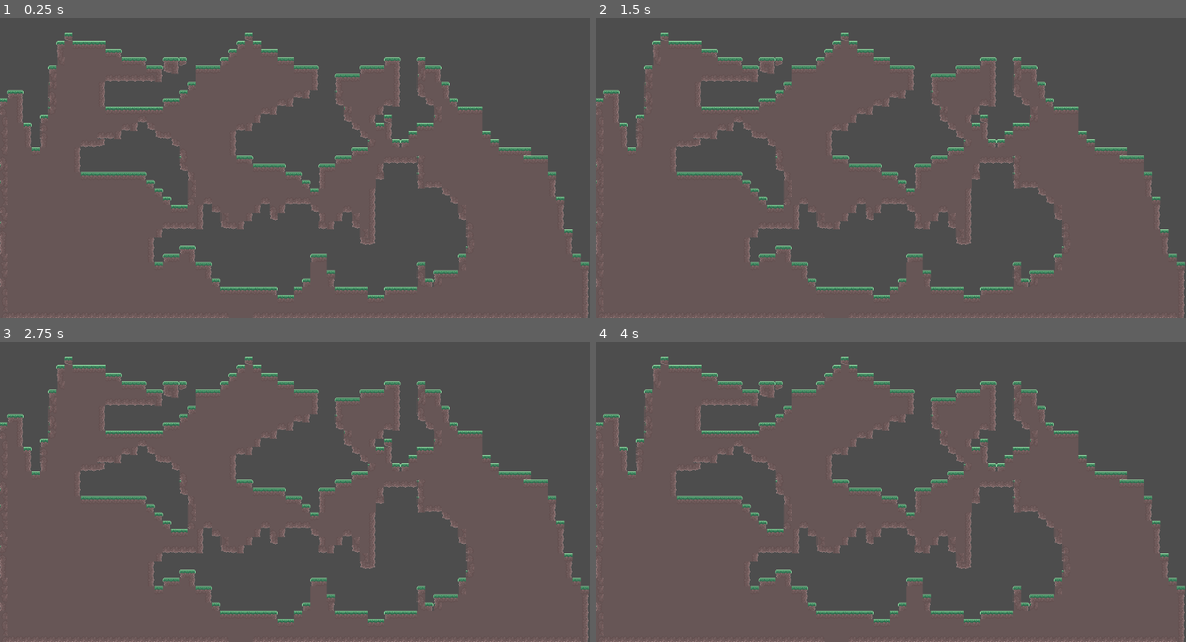
Above: before the commit, frames 1-4 (two rows, left to right).
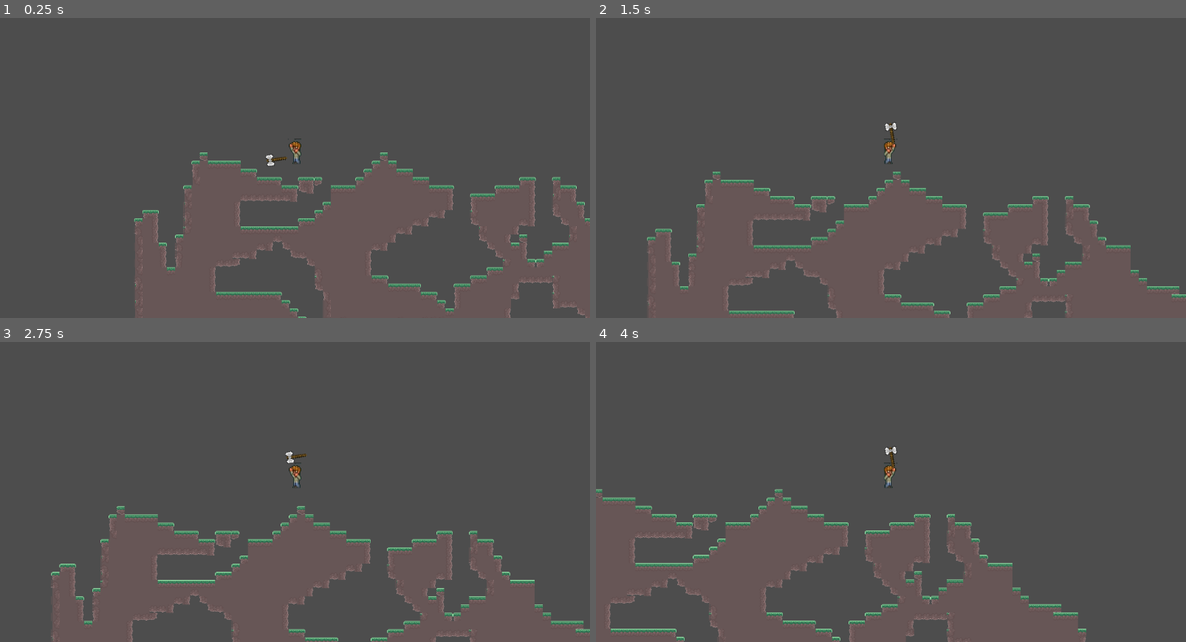
Above: after the commit, the same moments.

Repository: Ween88/GEass
Game: Godot game, scene res://terra_spark.tscn
Two runs of this game, one before a commit and one after it. Both use one fixed random seed, a clock stepped at 60 frames per second and the inputs below.
Inputs:
- Up to frame 1 (0.25 s): no input
- Up to frame 2 (1.5 s): tap Enter (ui_accept) at 0.5, 0.77, 0.8, 1.07, 1.35 s; hold Right (ui_right) from 0.53 s (still down); tap C (swing, bound only after the commit) at 0.6 s
- Up to frame 3 (2.75 s): tap Enter (ui_accept) at 1.52, 1.82, 2.3 s; tap C (swing, bound only after the commit) at 1.55, 2.1 s; release Right (ui_right) at 2.03 s; hold Left (ui_left) from 2.03 s (still down)
- Up to frame 4 (4 s): release Left (ui_left) at 2.78 s; hold Right (ui_right) from 2.78 s (still down); tap C (swing, bound only after the commit) at 2.85 s; tap Enter (ui_accept) at 3.02, 3.32, 3.6, 3.77 s

The runs differ from the first frame. In frame 1, 47% of the frame differs, in the area x 0-100%, y 4-100%; in frame 2, 47%; in frame 3, 49%; in frame 4, 45%.

Commit message:
Add Player Stuff

Diff:
--- /dev/null
+++ b/player.gd
@@ -0,0 +1,55 @@
+extends CharacterBody2D
+
+const SPEED = 200
+const JUMP_FORCE = -400
+const GRAVITY = 1000
+
+@onready var anim_sprite = $Movement
+@onready var anim_player = $AnimationPlayer
+@onready var tool_sprite = $Tool/Sprite2D
+
+var swinging = false
+
+func _physics_process(delta):
+	var direction = Vector2.ZERO
+
+	# Handle swing
+	if Input.is_action_just_pressed("swing") and is_on_floor() and not swinging:
+		swinging = true
+		anim_player.play("swing")  # Play swing animation from AnimationPlayer
+		return  # Skip other movement this frame
+
+	# Reset swinging flag after animation is done
+	if swinging and not anim_player.is_playing():
+		swinging = false
+
+	# Move input
+	if Input.is_action_pressed("ui_right"):
+		direction.x += 1
+	if Input.is_action_pressed("ui_left"):
+		direction.x -= 1
+
+	# Apply gravity
+	velocity.y += GRAVITY * delta
+
+	# Jump
+	if is_on_floor() and Input.is_action_just_pressed("ui_accept"):
+		velocity.y = JUMP_FORCE
+
+	# Horizontal movement
+	velocity.x = direction.x * SPEED
+	move_and_slide()
+
+	# Flip sprite and tool
+	if direction.x != 0:
+		anim_sprite.flip_h = direction.x > 0
+		tool_sprite.flip_h = direction.x > 0
+		tool_sprite.position.x = abs(tool_sprite.position.x)
+
+	# Animation control
+	if not is_on_floor():
+		anim_sprite.play("jump")
+	elif direction.x != 0:
+		anim_sprite.play("walk")
+	else:
+		anim_sprite.play("idle")
--- a/project.godot
+++ b/project.godot
@@ -13,3 +13,11 @@
 config/name="TerraSpark"
 run/main_scene="res://terra_spark.tscn"
 config/features=PackedStringArray("4.4", "Forward Plus")
+
+[input]
+
+swing={
+"deadzone": 0.2,
+"events": [Object(InputEventKey,"resource_local_to_scene":false,"resource_name":"","device":0,"window_id":0,"alt_pressed":false,"shift_pressed":false,"ctrl_pressed":false,"meta_pressed":false,"pressed":false,"keycode":0,"physical_keycode":67,"key_label":0,"unicode":0,"location":0,"echo":false,"script":null)
+]
+}
--- a/terra_spark.tscn
+++ b/terra_spark.tscn
@@ -1,6 +1,9 @@
-[gd_scene load_steps=4 format=4 uid="uid://d256kwuscdb2i"]
+[gd_scene load_steps=19 format=4 uid="uid://d256kwuscdb2i"]
 
 [ext_resource type="Texture2D" uid="uid://cdeuoixt227m" path="res://TileSet.png" id="1_7m50s"]
+[ext_resource type="Script" uid="uid://6gnyeqwd8fbc" path="res://player.gd" id="2_mr2el"]
+[ext_resource type="Texture2D" uid="uid://wt7hjdyft765" path="res://assest/Player_SpriteSheet.png" id="3_78kgk"]
+[ext_resource type="Texture2D" uid="uid://cvw14owuf556f" path="res://assest/pickaxe.png" id="4_78kgk"]
 
 [sub_resource type="TileSetAtlasSource" id="TileSetAtlasSource_7m50s"]
 texture = ExtResource("1_7m50s")
@@ -8,12 +11,14 @@
 0:0/0 = 0
 0:0/0/terrain_set = 0
 0:0/0/terrain = 0
+0:0/0/physics_layer_0/polygon_0/points = PackedVector2Array(-8, 8, -8, -8, 8, -8, 8, 8)
 0:0/0/terrains_peering_bit/right_side = 0
 0:0/0/terrains_peering_bit/bottom_right_corner = 0
 0:0/0/terrains_peering_bit/bottom_side = 0
 1:0/0 = 0
 1:0/0/terrain_set = 0
 1:0/0/terrain = 0
+1:0/0/physics_layer_0/polygon_0/points = PackedVector2Array(-8, 8, 8, 8, 8, -8, -8, -8)
 1:0/0/terrains_peering_bit/right_side = 0
 1:0/0/terrains_peering_bit/bottom_right_corner = 0
 1:0/0/terrains_peering_bit/bottom_side = 0
@@ -22,12 +27,14 @@
 2:0/0 = 0
 2:0/0/terrain_set = 0
 2:0/0/terrain = 0
+2:0/0/physics_layer_0/polygon_0/points = PackedVector2Array(-8, 8, 8, 8, 8, -8, -8, -8)
 2:0/0/terrains_peering_bit/bottom_side = 0
 2:0/0/terrains_peering_bit/bottom_left_corner = 0
 2:0/0/terrains_peering_bit/left_side = 0
 1:1/0 = 0
 1:1/0/terrain_set = 0
 1:1/0/terrain = 0
+1:1/0/physics_layer_0/polygon_0/points = PackedVector2Array(-8, 8, 8, 8, 8, -8, -8, -8)
 1:1/0/terrains_peering_bit/right_side = 0
 1:1/0/terrains_peering_bit/bottom_right_corner = 0
 1:1/0/terrains_peering_bit/bottom_side = 0
@@ -39,6 +46,7 @@
 0:1/0 = 0
 0:1/0/terrain_set = 0
 0:1/0/terrain = 0
+0:1/0/physics_layer_0/polygon_0/points = PackedVector2Array(-8, 8, 8, 8, 8, -8, -8, -8)
 0:1/0/terrains_peering_bit/right_side = 0
 0:1/0/terrains_peering_bit/bottom_right_corner = 0
 0:1/0/terrains_peering_bit/bottom_side = 0
@@ -47,6 +55,7 @@
 2:1/0 = 0
 2:1/0/terrain_set = 0
 2:1/0/terrain = 0
+2:1/0/physics_layer_0/polygon_0/points = PackedVector2Array(-8, 8, 8, 8, 8, -8, -8, -8)
 2:1/0/terrains_peering_bit/bottom_side = 0
 2:1/0/terrains_peering_bit/bottom_left_corner = 0
 2:1/0/terrains_peering_bit/left_side = 0
@@ -55,11 +64,13 @@
 2:2/0 = 0
 2:2/0/terrain_set = 0
 2:2/0/terrain = 0
+2:2/0/physics_layer_0/polygon_0/points = PackedVector2Array(-8, 5.75548, 6.47491, 5.57562, 8, -8, -8, -8)
 2:2/0/terrains_peering_bit/left_side = 0
 2:2/0/terrains_peering_bit/top_left_corner = 0
 1:2/0 = 0
 1:2/0/terrain_set = 0
 1:2/0/terrain = 0
+1:2/0/physics_layer_0/polygon_0/points = PackedVector2Array(-8, 5.39576, 8, 6.1152, 8, -8, -8, -8)
 1:2/0/terrains_peering_bit/right_side = 0
 1:2/0/terrains_peering_bit/left_side = 0
 1:2/0/terrains_peering_bit/top_left_corner = 0
@@ -68,25 +79,30 @@
 0:2/0 = 0
 0:2/0/terrain_set = 0
 0:2/0/terrain = 0
+0:2/0/physics_layer_0/polygon_0/points = PackedVector2Array(-5.39576, 4.31661, 8, 5.93534, 8, -8, -8, -8)
 0:2/0/terrains_peering_bit/right_side = 0
 0:2/0/terrains_peering_bit/top_side = 0
 0:2/0/terrains_peering_bit/top_right_corner = 0
 3:2/0 = 0
 3:2/0/terrain_set = 0
 3:2/0/terrain = 0
+3:2/0/physics_layer_0/polygon_0/points = PackedVector2Array(-8, 5.39576, 8, 8, 8, -8, -8, -8)
 3:2/0/terrains_peering_bit/right_side = 0
 4:2/0 = 0
 4:2/0/terrain_set = 0
 4:2/0/terrain = 0
+4:2/0/physics_layer_0/polygon_0/points = PackedVector2Array(-8, 8, 8, 8, 8, -8, -8, -8)
 4:2/0/terrains_peering_bit/right_side = 0
 4:2/0/terrains_peering_bit/left_side = 0
 5:2/0 = 0
 5:2/0/terrain_set = 0
 5:2/0/terrain = 0
+5:2/0/physics_layer_0/polygon_0/points = PackedVector2Array(-8, 8, 8, 5.57562, 8, -8, -8, -8)
 5:2/0/terrains_peering_bit/left_side = 0
 5:1/0 = 0
 5:1/0/terrain_set = 0
 5:1/0/terrain = 0
+5:1/0/physics_layer_0/polygon_0/points = PackedVector2Array(-8, 8, 8, 8, 8, -8, -8, -8)
 5:1/0/terrains_peering_bit/right_side = 0
 5:1/0/terrains_peering_bit/bottom_right_corner = 0
 5:1/0/terrains_peering_bit/bottom_side = 0
@@ -95,6 +111,7 @@
 4:1/0 = 0
 4:1/0/terrain_set = 0
 4:1/0/terrain = 0
+4:1/0/physics_layer_0/polygon_0/points = PackedVector2Array(-8, 8, 8, 8, 8, -8, -8, -8, -8, 6.47491)
 4:1/0/terrains_peering_bit/right_side = 0
 4:1/0/terrains_peering_bit/bottom_right_corner = 0
 4:1/0/terrains_peering_bit/bottom_side = 0
@@ -103,6 +120,7 @@
 3:1/0 = 0
 3:1/0/terrain_set = 0
 3:1/0/terrain = 0
+3:1/0/physics_layer_0/polygon_0/points = PackedVector2Array(-8, 8, 8, 8, 8, -8, -8, -8)
 3:1/0/terrains_peering_bit/right_side = 0
 3:1/0/terrains_peering_bit/bottom_right_corner = 0
 3:1/0/terrains_peering_bit/bottom_side = 0
@@ -111,6 +129,7 @@
 3:0/0 = 0
 3:0/0/terrain_set = 0
 3:0/0/terrain = 0
+3:0/0/physics_layer_0/polygon_0/points = PackedVector2Array(-8, 8, 8, 8, 8, -8, -8, -8, -8, 8)
 3:0/0/terrains_peering_bit/right_side = 0
 3:0/0/terrains_peering_bit/bottom_right_corner = 0
 3:0/0/terrains_peering_bit/bottom_side = 0
@@ -119,6 +138,7 @@
 5:0/0 = 0
 5:0/0/terrain_set = 0
 5:0/0/terrain = 0
+5:0/0/physics_layer_0/polygon_0/points = PackedVector2Array(-8, 8, 8, 8, 8, -8, -8, -8)
 5:0/0/terrains_peering_bit/right_side = 0
 5:0/0/terrains_peering_bit/bottom_right_corner = 0
 5:0/0/terrains_peering_bit/bottom_side = 0
@@ -127,6 +147,7 @@
 4:0/0 = 0
 4:0/0/terrain_set = 0
 4:0/0/terrain = 0
+4:0/0/physics_layer_0/polygon_0/points = PackedVector2Array(-8, 8, 8, 8, 8, -8, -8, -8)
 4:0/0/terrains_peering_bit/right_side = 0
 4:0/0/terrains_peering_bit/bottom_right_corner = 0
 4:0/0/terrains_peering_bit/bottom_side = 0
@@ -134,17 +155,180 @@
 4:0/0/terrains_peering_bit/top_right_corner = 0
 
 [sub_resource type="TileSet" id="TileSet_mr2el"]
-physics_layer_0/collision_layer = 1
+physics_layer_0/collision_layer = 255
+physics_layer_0/collision_mask = 255
 terrain_set_0/mode = 0
 terrain_set_0/terrain_0/name = "grass"
 terrain_set_0/terrain_0/color = Color(0.5, 0.34375, 0.25, 1)
 sources/1 = SubResource("TileSetAtlasSource_7m50s")
 
+[sub_resource type="AtlasTexture" id="AtlasTexture_d67ev"]
+atlas = ExtResource("3_78kgk")
+region = Rect2(0, 0, 30, 49)
+
+[sub_resource type="AtlasTexture" id="AtlasTexture_31ugy"]
+atlas = ExtResource("3_78kgk")
+region = Rect2(155, 49, 29, 49)
+
+[sub_resource type="AtlasTexture" id="AtlasTexture_ov2q1"]
+atlas = ExtResource("3_78kgk")
+region = Rect2(32, 0, 30, 49)
+
+[sub_resource type="AtlasTexture" id="AtlasTexture_y4xgm"]
+atlas = ExtResource("3_78kgk")
+region = Rect2(66, 0, 31, 49)
+
+[sub_resource type="AtlasTexture" id="AtlasTexture_wj2uk"]
+atlas = ExtResource("3_78kgk")
+region = Rect2(99, 0, 32, 49)
+
+[sub_resource type="AtlasTexture" id="AtlasTexture_mse56"]
+atlas = ExtResource("3_78kgk")
+region = Rect2(165, 0, 32, 49)
+
+[sub_resource type="AtlasTexture" id="AtlasTexture_skujq"]
+atlas = ExtResource("3_78kgk")
+region = Rect2(198, 0, 32, 49)
+
+[sub_resource type="SpriteFrames" id="SpriteFrames_kufaa"]
+animations = [{
+"frames": [{
+"duration": 1.0,
+"texture": SubResource("AtlasTexture_d67ev")
+}],
+"loop": true,
+"name": &"idle",
+"speed": 5.0
+}, {
+"frames": [{
+"duration": 1.0,
+"texture": SubResource("AtlasTexture_31ugy")
+}],
+"loop": true,
+"name": &"jump",
+"speed": 5.0
+}, {
+"frames": [{
+"duration": 1.0,
+"texture": SubResource("AtlasTexture_ov2q1")
+}, {
+"duration": 1.0,
+"texture": SubResource("AtlasTexture_y4xgm")
+}, {
+"duration": 1.0,
+"texture": SubResource("AtlasTexture_wj2uk")
+}, {
+"duration": 1.0,
+"texture": SubResource("AtlasTexture_mse56")
+}, {
+"duration": 1.0,
+"texture": SubResource("AtlasTexture_skujq")
+}],
+"loop": true,
+"name": &"walk",
+"speed": 5.0
+}]
+
+[sub_resource type="CapsuleShape2D" id="CapsuleShape2D_x34pt"]
+radius = 13.0
+height = 48.0
+
+[sub_resource type="Animation" id="Animation_d67ev"]
+resource_name = "swing"
+length = 0.4
+tracks/0/type = "value"
+tracks/0/imported = false
+tracks/0/enabled = true
+tracks/0/path = NodePath("Tool/Sprite2D:position")
+tracks/0/interp = 1
+tracks/0/loop_wrap = true
+tracks/0/keys = {
+"times": PackedFloat32Array(0),
+"transitions": PackedFloat32Array(1),
+"update": 0,
+"values": [Vector2(-32.626, -16.6295)]
+}
+tracks/1/type = "value"
+tracks/1/imported = false
+tracks/1/enabled = true
+tracks/1/path = NodePath("Tool/Sprite2D:rotation")
+tracks/1/interp = 1
+tracks/1/loop_wrap = true
+tracks/1/keys = {
+"times": PackedFloat32Array(0),
+"transitions": PackedFloat32Array(1),
+"update": 0,
+"values": [0.0]
+}
+tracks/2/type = "value"
+tracks/2/imported = false
+tracks/2/enabled = true
+tracks/2/path = NodePath("Tool:rotation")
+tracks/2/interp = 1
+tracks/2/loop_wrap = true
+tracks/2/keys = {
+"times": PackedFloat32Array(0, 0.2, 0.4),
+"transitions": PackedFloat32Array(1, 1, 1),
+"update": 0,
+"values": [-0.0147262, -0.938987, 0.0139626]
+}
+
+[sub_resource type="Animation" id="Animation_31ugy"]
+length = 0.001
+tracks/0/type = "value"
+tracks/0/imported = false
+tracks/0/enabled = true
+tracks/0/path = NodePath("Tool:rotation")
+tracks/0/interp = 1
+tracks/0/loop_wrap = true
+tracks/0/keys = {
+"times": PackedFloat32Array(0),
+"transitions": PackedFloat32Array(1),
+"update": 0,
+"values": [-0.938987]
+}
+
+[sub_resource type="AnimationLibrary" id="AnimationLibrary_ov2q1"]
+_data = {
+&"RESET": SubResource("Animation_31ugy"),
+&"swing": SubResource("Animation_d67ev")
+}
+
 [node name="TerraSpark" type="Node2D"]
 
 [node name="TileMapLayer2" type="TileMapLayer" parent="."]
 tile_map_data = PackedByteArray("AAAXABEAAQABAAEAAAAXABIAAQABAAEAAAAYABEAAQABAAEAAAAYABIAAQABAAEAAAAZABEAAQABAAEAAAAZAB …(24256 unchanged characters)…
 tile_set = SubResource("TileSet_mr2el")
 
-[node name="Camera2D" type="Camera2D" parent="."]
-position = Vector2(578, 345)
+[node name="Player" type="CharacterBody2D" parent="."]
+position = Vector2(311, 77)
+disable_mode = 1
+collision_layer = 255
+collision_mask = 255
+script = ExtResource("2_mr2el")
+
+[node name="Movement" type="AnimatedSprite2D" parent="Player"]
+position = Vector2(2, 0)
+scale = Vector2(0.866667, 1)
+sprite_frames = SubResource("SpriteFrames_kufaa")
+animation = &"idle"
+
+[node name="CollisionShape2D" type="CollisionShape2D" parent="Player"]
+position = Vector2(1, 1)
+shape = SubResource("CapsuleShape2D_x34pt")
+
+[node name="Camera2D" type="Camera2D" parent="Player"]
+position = Vector2(3, 1)
+
+[node name="Tool" type="Node2D" parent="Player"]
+rotation = -0.938987
+
+[node name="Sprite2D" type="Sprite2D" parent="Player/Tool"]
+position = Vector2(-32.626, -16.6295)
+scale = Vector2(0.0383806, 0.0395224)
+texture = ExtResource("4_78kgk")
+
+[node name="AnimationPlayer" type="AnimationPlayer" parent="Player"]
+libraries = {
+&"": SubResource("AnimationLibrary_ov2q1")
+}
Binary file added: assest/Player_SpriteSheet.png
Not shown, added: assest/Player_SpriteSheet.png.import
Binary file added: assest/pickaxe.png
Not shown, added: assest/pickaxe.png.import
Not shown, added: player.gd.uid
